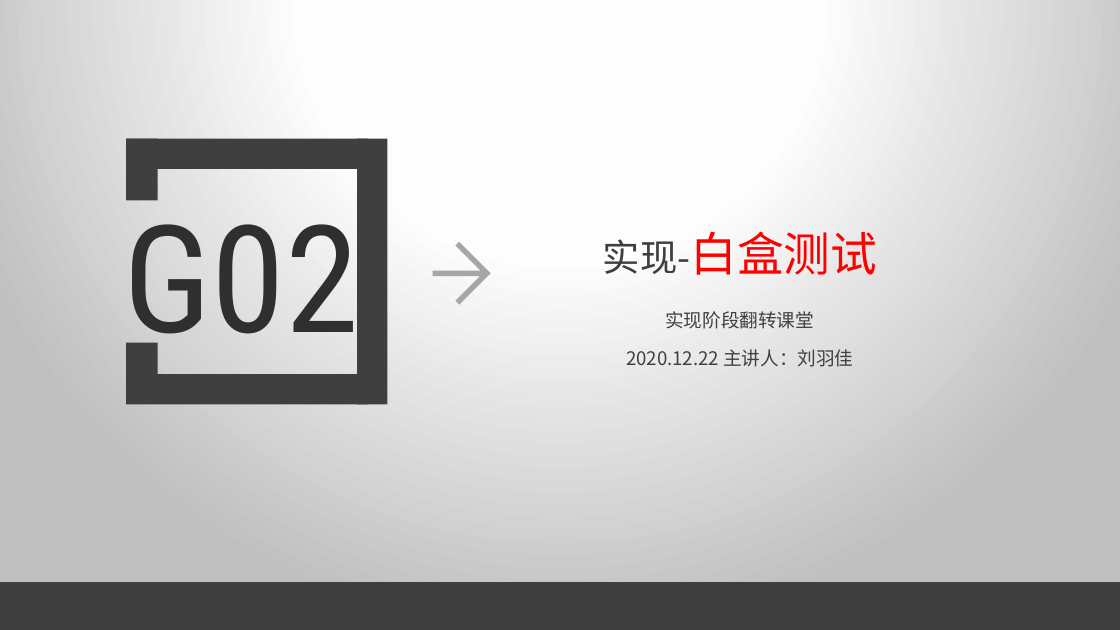
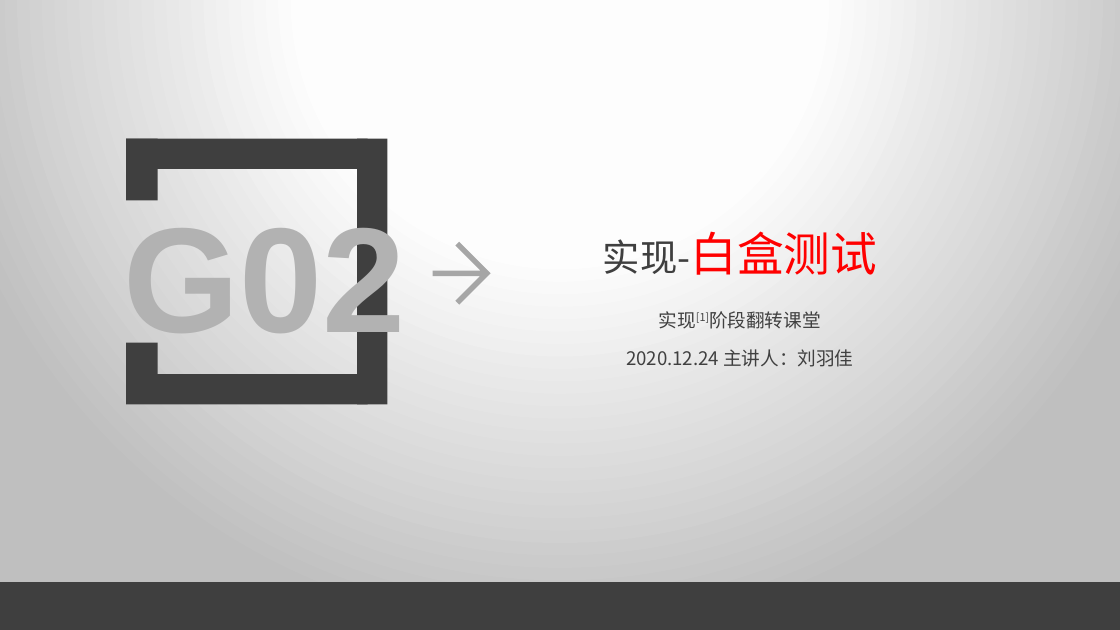
Before and after one commit to SE2020-G02/OurSudoku, a slide deck: slide 1 of SE2020-G02-实现阶段/翻转课堂 7.6白盒测试.pptx. Drawn at 1120x630 pixels with LibreOffice and Linux fonts; fonts in the diff are those of the drawing. Boxes give left, top, right and bottom in pixels: in the first picture for what was removed or moved away, otherwise in the second. Text is boxed around its words. In the diff, an @@ line names an element or a change of style, - is before the commit and + after.

Commit message:
翻转课堂

```diff
--- a/SE2020-G02-实现阶段/翻转课堂 7.6白盒测试.pptx
+++ b/SE2020-G02-实现阶段/翻转课堂 7.6白盒测试.pptx
@@ text "G02" at <box>124,213,406,359</box>: font Roboto Condensed to Arial, text colour #2F2F2F to #B2B2B2, bold on @@
@@ text at <box>659,311,821,329</box>: text changed @@
-实现阶段翻转课堂
+实现[1]阶段翻转课堂
@@ text at <box>626,349,853,367</box>: text changed @@
-2020.12.22 主讲人：刘羽佳
+2020.12.24 主讲人：刘羽佳
```
Also in this commit, not shown: 20 other slides changed, 6 slides added, 1 slide removed, 2 other files.
